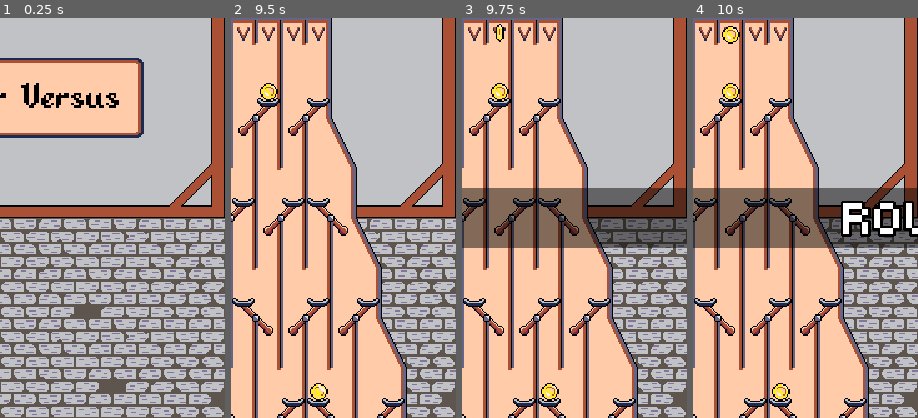
Above: before the commit, frames 1-4 (left to right).
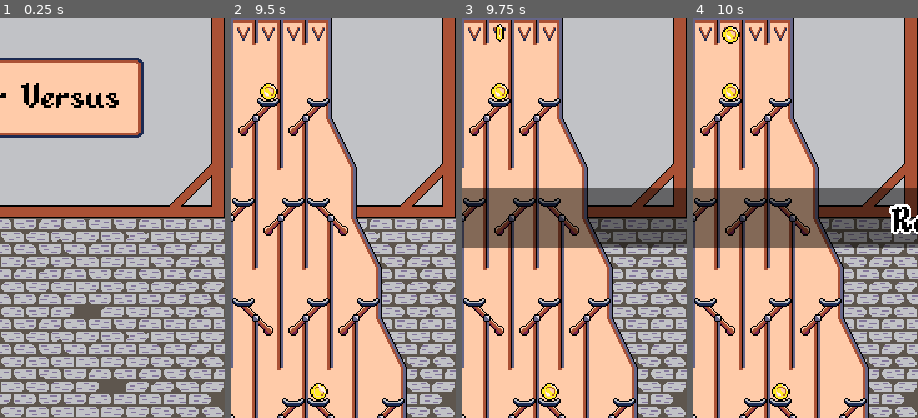
Above: after the commit, the same moments.

Repository: nico-bebop/Coin-Drop
Game: Godot game, scene res://menu/main_menu.tscn
Same seed, same stepped clock (60 frames per second), same inputs: the game is played once before the commit and once after it.
Inputs (mouse positions are % of the whole screen's width and height, from its top left):
- Up to frame 1 (0.25 s): no input
- Up to frame 2 (9.5 s): click "Single Player" at 0.5 s; move the mouse to (30, 27) at 1.27 s; click (30, 27) at 1.35 s; click (54, 6) at 2 s; click (54, 6) at 2.75 s; click (54, 6) at 3.5 s; click "Yes" at 4.25 s; move the mouse to (36, 27) at 5.02 s; click (36, 27) at 5.1 s; move the mouse to (42, 27) at 5.77 s; click (42, 27) at 5.85 s; click (46, 6) at 6.5 s; tap Enter at 7.25 s; move the mouse to (45, 70) at 7.27 s; click (45, 70) at 7.35 s; move the mouse to (47, 27) at 8.02 s; click (47, 27) at 8.1 s; move the mouse to (53, 27) at 8.77 s; click (53, 27) at 8.85 s
- Up to frame 3 (9.75 s): move the mouse to (58, 27) at 9.52 s; click (58, 27) at 9.6 s
- Up to frame 4 (10 s): no input
The pictures show only the part of the screen within x 50-100%, y 25-75%; the shares and areas given below are measured in that part.

Frames 1-3 are identical in both runs. In frame 4, 2.2% of the frame differs, in the area x 65-100%, y 45-55%.

Commit message:
Rounds transition font

Diff:
--- a/board/board.tscn
+++ b/board/board.tscn
@@ -12,7 +12,7 @@
 [ext_resource path="res://board/turn_system/turn_system.gd" type="Script" id=10]
 [ext_resource path="res://assets/sprites/ui/background.png" type="Texture" id=11]
 [ext_resource path="res://assets/sprites/ui/transition_background.png" type="Texture" id=12]
-[ext_resource path="res://assets/fonts/tinypixel.otf" type="DynamicFontData" id=13]
+[ext_resource path="res://assets/fonts/alkhemikal.ttf" type="DynamicFontData" id=13]
 [ext_resource path="res://board/ui/round_transition.gd" type="Script" id=14]
 [ext_resource path="res://board/moving_parts/coins.gd" type="Script" id=15]
 [ext_resource path="res://board/ui/user_interface.gd" type="Script" id=16]
@@ -220,11 +220,9 @@
 [sub_resource type="ShortCut" id=24]
 shortcut = SubResource( 23 )
 
-[sub_resource type="DynamicFont" id=17]
-resource_local_to_scene = true
-size = 35
+[sub_resource type="DynamicFont" id=25]
+size = 32
 outline_size = 2
-outline_color = Color( 0, 0, 0, 1 )
 font_data = ExtResource( 13 )
 
 [node name="Board" type="Node2D"]
@@ -452,7 +450,8 @@
 margin_top = 303.0
 margin_right = 360.0
 margin_bottom = 343.0
-custom_fonts/font = SubResource( 17 )
+custom_colors/font_color = Color( 0, 0, 0, 1 )
+custom_fonts/font = SubResource( 25 )
 align = 1
 valign = 1
 
@@ -461,7 +460,6 @@
 margin_bottom = 40.0
 script = ExtResource( 10 )
 
-[connection signal="board_ready" from="." to="UpperSlots" method="_on_Board_board_ready"]
 [connection signal="board_ready" from="." to="BottomSlots" method="_on_Board_board_ready"]
 [connection signal="board_ready" from="." to="UserInterface/RoundTransition" method="_on_Board_board_ready"]
 [connection signal="board_ready" from="." to="TurnSystem" method="_on_Board_board_ready"]
--- a/board/globals.gd
+++ b/board/globals.gd
@@ -6,7 +6,7 @@
 
 const FINAL_ROUND = 4
 
-const ROUNDS = ["ROUND ONE", "ROUND TWO", "ROUND THREE", "FINAL ROUND"]
+const ROUNDS = ["Round One", "Round Two", "Round Three", "Final Round!"]
 
 const GROUP_SWITCHES = "Switches"
 const GROUP_SLOTS = "Slots"
--- a/board/interactive_parts/upper_slots.gd
+++ b/board/interactive_parts/upper_slots.gd
@@ -5,15 +5,11 @@
 signal subtract_coin
 
 
-func _on_Board_board_ready():
-	enable_slots()
-
-
 func _on_TurnSystem_turn_ready():
 	enable_slots()
 
 
-func _on_TurnSystem_game_over(_players):
+func _on_TurnSystem_game_over(_message):
 	disable_slots()
 
 
--- a/board/turn_system/player.gd
+++ b/board/turn_system/player.gd
@@ -1,13 +1,14 @@
 extends Control
 
 export(String) var player_name
+export(int) var coins_per_round = 5
 
 const COINS_LEFT = "COINS LEFT\n"
 const ROUND_SCORE = "ROUND SCORE\n"
 const TOTAL_SCORE = "\nTOTAL SCORE\n"
 const NO_SCORE = " - "
 
-var coins_left = 5
+var coins_left = coins_per_round
 var total_score = 0
 var round_score = 0
 var required_score = [10, 40, 20, 80, NO_SCORE]
--- a/board/turn_system/single_player.gd
+++ b/board/turn_system/single_player.gd
@@ -19,7 +19,7 @@
 
 
 func start_round():
-	player.coins_left = 5
+	player.coins_left = player.coins_per_round
 	player.reset_scoreboard()
 
 
